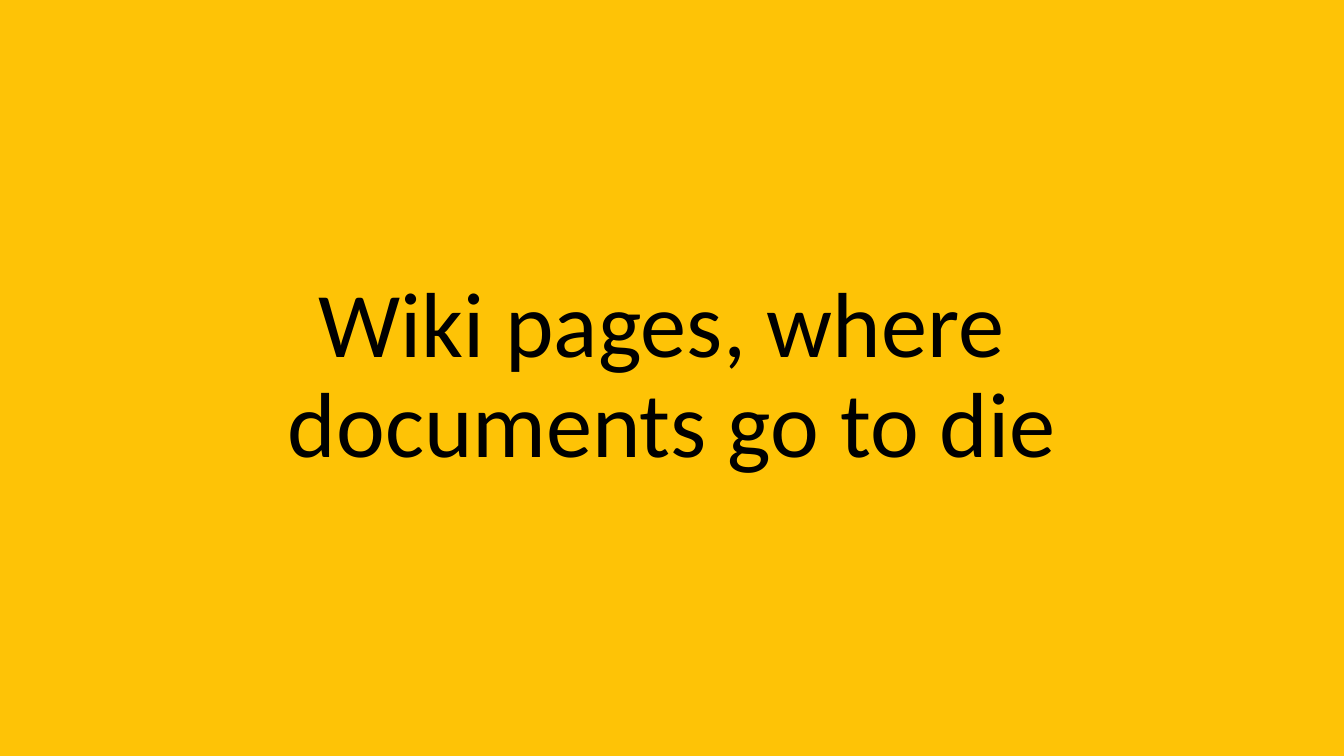
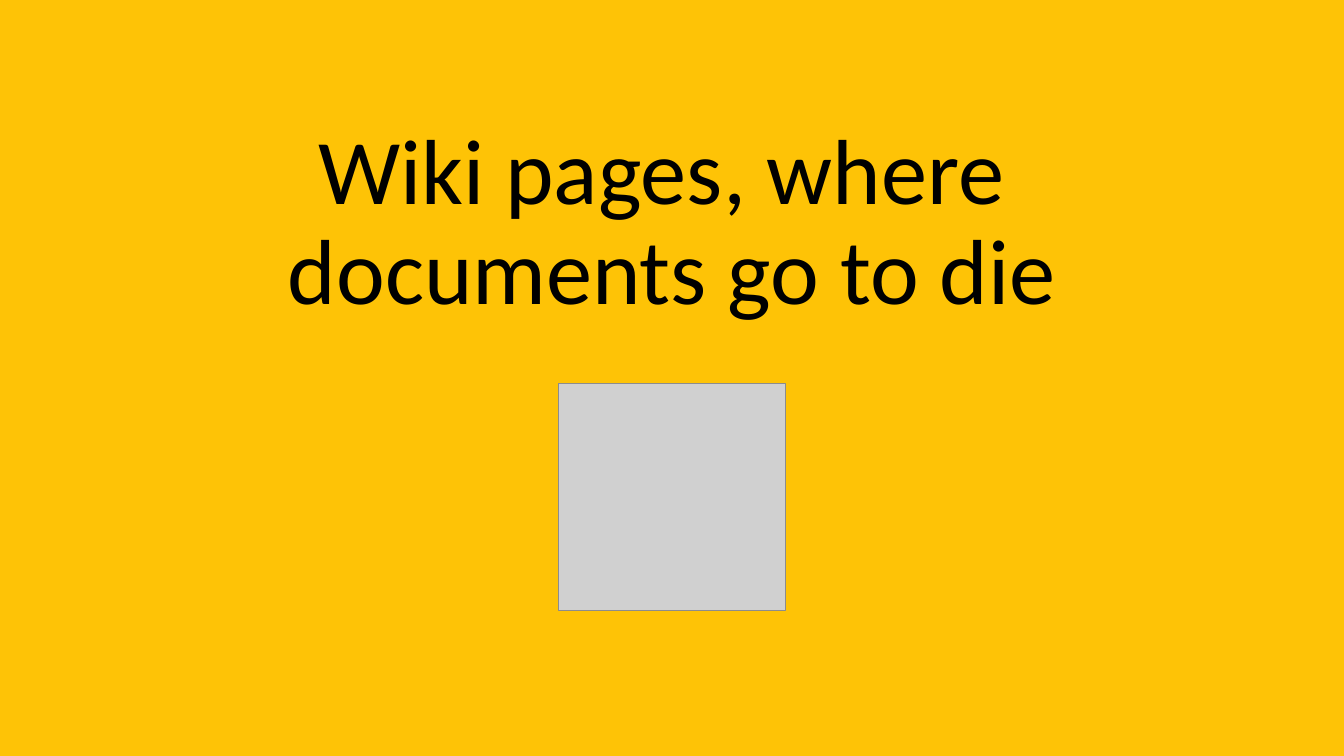
Before and after one commit to davidaayers/comm-and-doc-arch-decisions, a slide deck: slide 14 of comm-and-doc-arch-decisions.pptx. Drawn at 1344x756 pixels with LibreOffice and Linux fonts; fonts in the diff are those of the drawing; grey boxes stand for pictures. Boxes give left, top, right and bottom in pixels: in the first picture for what was removed or moved away, otherwise in the second. Text is boxed around its words. In the diff, an @@ line names an element or a change of style, - is before the commit and + after.

```diff
--- a/comm-and-doc-arch-decisions.pptx
+++ b/comm-and-doc-arch-decisions.pptx
@@ title "Wiki pages, where documents go ...": place and size @@
-title "Wiki pages, where documents go ..." at (288, 293, 1056, 473)
+title "Wiki pages, where documents go ..." at (288, 140, 1056, 320)
@@ picture added at (559, 384, 785, 611) @@
```
Also in this commit, not shown: 14 other slides changed, 1 slide removed.
